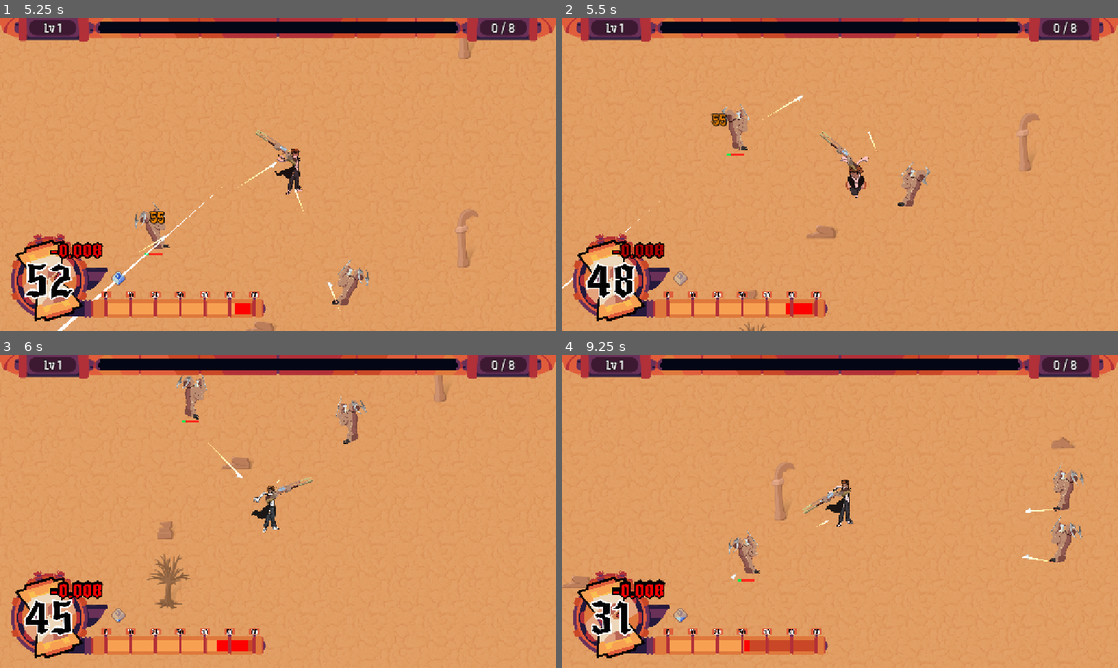
Above: before the commit, frames 1-4 (two rows, left to right).
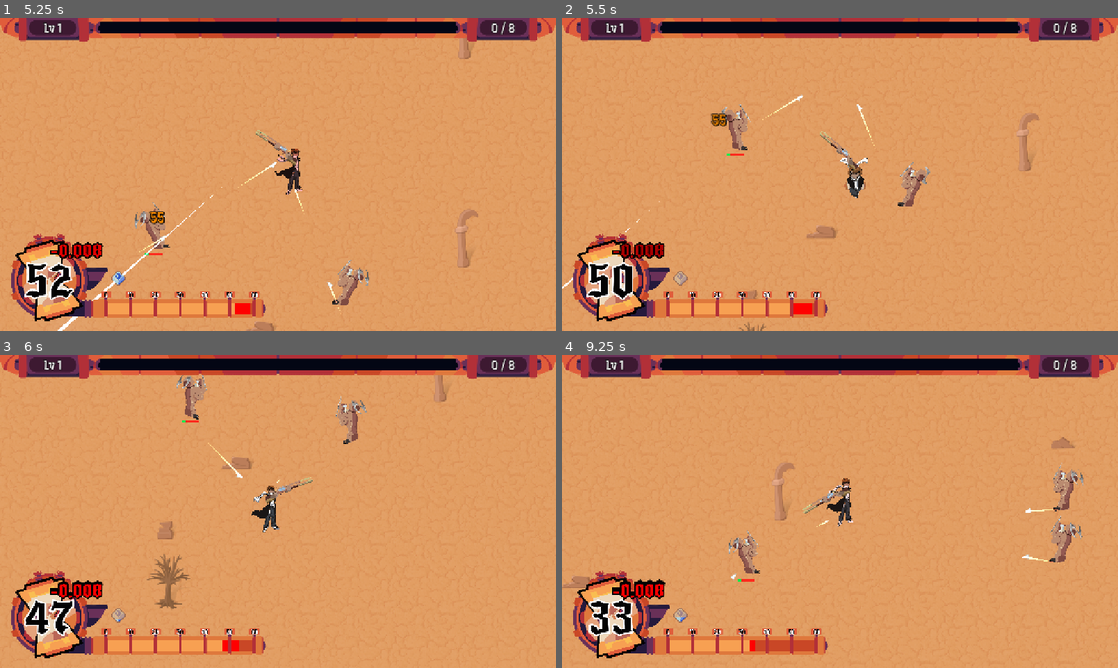
Above: after the commit, the same moments.

Repository: chiefpat450119/GMTK-2026
Game: Godot game, scene res://scenes/main.tscn
The game is run twice, just before and just after one commit, with the same random seed, the same clock (stepped at 60 frames per second) and the same inputs.
Inputs (mouse positions are in pixels of both pictures, inside the frame that each line leads up to):
- Up to frame 1 (5.25 s): tap Enter at 0.5 s; move the mouse to (250, 237) at 0.52 s; hold W (Up) 0.53-1.25 s; tap Shift (Dash) at 0.6, 3.05 s; click (250, 237) at 0.67 s; drag from (444, 221) to (250, 237) at 1.27 s; click "Play" at 2 s; move the mouse to (111, 127) at 2.77 s; press the mouse at (111, 127) at 2.78 s; hold A (Left) 2.78-3.5 s; release the mouse at (111, 127) at 3.5 s; click "Rail Gun" at 3.5 s; drag from (305, 174) to (105, 315) at 4.27 s; move the mouse to (194, 96) at 5.02 s; hold S (Down) from 5.03 s (still down); tap O at 5.1 s
- Up to frame 2 (5.5 s): keep holding S (Down); tap Shift (Dash) at 5.3 s
- Up to frame 3 (6 s): release S (Down) at 5.75 s; drag from (400, 495) to (211, 420) at 5.77 s
- Up to frame 4 (9.25 s): move the mouse to (728, 527) at 6.52 s; hold W (Up) 6.53-7.25 s; tap Shift (Dash) at 6.6, 8.3 s; click (728, 527) at 6.67 s; drag from (895, 442) to (979, 558) at 7.27 s; move the mouse to (812, 574) at 8.02 s; hold D (Right) 8.03-8.75 s; tap U at 8.1 s; drag from (1006, 558) to (701, 567) at 8.77 s

Frame 1 is identical in both runs. In frame 2, 0.9% of the frame differs, in the area x 0-67%, y 24-95%; in frame 3, 0.5%; in frame 4, 0.7%.

Commit message:
Add dash iframes

Diff:
--- a/components/atk_component.gd
+++ b/components/atk_component.gd
@@ -57,8 +57,9 @@
 		hurtbox.monitoring = active
 
 ## Applies this entity's damage to whatever damageable pool the target has.
-## Returns false if the target had none. Enemies spend health; the player spends
-## time. base is the pre-mod number; global atk mods are applied here.
+## Returns false if the target had none, or turned the hit away. Enemies spend
+## health; the player spends time. base is the pre-mod number; global atk mods
+## are applied here.
 func attack(base: float, target: Node) -> bool:
 	var damage := damage_for(base)
 
@@ -67,10 +68,12 @@
 		health.remove_hp(damage)
 		return true
 
+	# A hit refused by i-frames reports as no hit, so the attack interval isn't
+	# spent on it. The overlap re-rolls each frame, so the strike lands the moment
+	# the window closes if the target is still in contact.
 	var time := TimeComponent.find_in(target)
 	if time:
-		time.damage(damage)
-		return true
+		return time.damage(damage)
 
 	return false
 
--- a/components/time_component.gd
+++ b/components/time_component.gd
@@ -32,6 +32,7 @@
 var _in_grace: bool = false
 var _grace_left: float = 0.0
 var _low_time_warned: bool = false
+var _invuln_left: float = 0.0
 
 static func find_in(entity: Node) -> TimeComponent:
 	for child in entity.get_children():
@@ -43,6 +44,9 @@
 func _process(delta: float) -> void:
 	if _dead:
 		return
+	# Drained ahead of the grace return, so a window opened just before the clock
+	# emptied can't sit frozen for the whole grace period and outlast its welcome.
+	_invuln_left = maxf(_invuln_left - delta, 0.0)
 	# The grace window is the one state decay doesn't run in: the clock is already
 	# empty, and what counts down is the window itself.
 	if _in_grace:
@@ -64,10 +68,30 @@
 ## Time taken by a hit. Same arithmetic as remove_time, announced as a blow so
 ## reactions can play off it. Damage sources should come through here; anything
 ## the player spends by choice, and the decay itself, stays on remove_time.
-func damage(amount: float) -> void:
+##
+## Returns whether the hit landed. An i-frame window refuses it outright, and
+## callers should read that as no contact at all rather than a hit worth zero:
+## nothing is spent, so nothing reacts and the source isn't used up either.
+func damage(amount: float) -> bool:
+	if is_invulnerable():
+		return false
 	remove_time(amount)
 	damaged.emit(amount)
 	time_damaged_event.raise()
+	return true
+
+
+## Refuses incoming damage for [param duration] seconds. Windows never cut each
+## other short — the longest one standing wins — so a source handing out a brief
+## window can't shorten one already running.
+func grant_invulnerability(duration: float) -> void:
+	if _dead:
+		return
+	_invuln_left = maxf(_invuln_left, duration)
+
+
+func is_invulnerable() -> bool:
+	return _invuln_left > 0.0
 
 
 func _set_time(value: float) -> void:
--- a/scenes/entities/player/dash_component.gd
+++ b/scenes/entities/player/dash_component.gd
@@ -1,8 +1,11 @@
 class_name DashComponent
 extends MovementComponent
 
+signal dash_started(iframe_duration: float)
+
 @export var dash_cooldown : Stat
 @export var dash_length : float = 0.3
+@export var iframe_duration : float = 0.4
 
 var _dashing : bool = false
 var _dash_timer : float = 0.0
@@ -35,6 +38,7 @@
 		_dash_timer = 0.0
 		if dir != Vector2.ZERO:
 			_dash_dir = dir.normalized()
+		dash_started.emit(iframe_duration)
 
 
 func is_dashing() -> bool:
--- a/scenes/entities/player/player.gd
+++ b/scenes/entities/player/player.gd
@@ -28,6 +28,14 @@
 	# freed above also pass through here without ever having claimed the slot.
 	if instance == self:
 		instance = null
+
+func _ready() -> void:
+	dash_component.dash_started.connect(_on_dash_started)
+
+
+func _on_dash_started(iframe_duration: float) -> void:
+	time_component.grant_invulnerability(iframe_duration)
+
 
 func _physics_process(_delta: float) -> void:
 	dash_component.tick(_delta)
--- a/scenes/entities/projectiles/projectile.gd
+++ b/scenes/entities/projectiles/projectile.gd
@@ -77,8 +77,10 @@
 		damage_popup.create_popup(roundi(damage), body.global_position) # Round to nearest whole num
 	else:
 		var time := TimeComponent.find_in(body)
-		if time:
-			time.damage(damage)
+		if time and not time.damage(damage):
+			# Turned away by i-frames. The shot carries on rather than being eaten
+			# by a dash, and doesn't spend a pierce on a target it never hurt.
+			return
 
 	# A body with no damageable pool still soaks a pierce — it blocked the shot
 	# either way.
